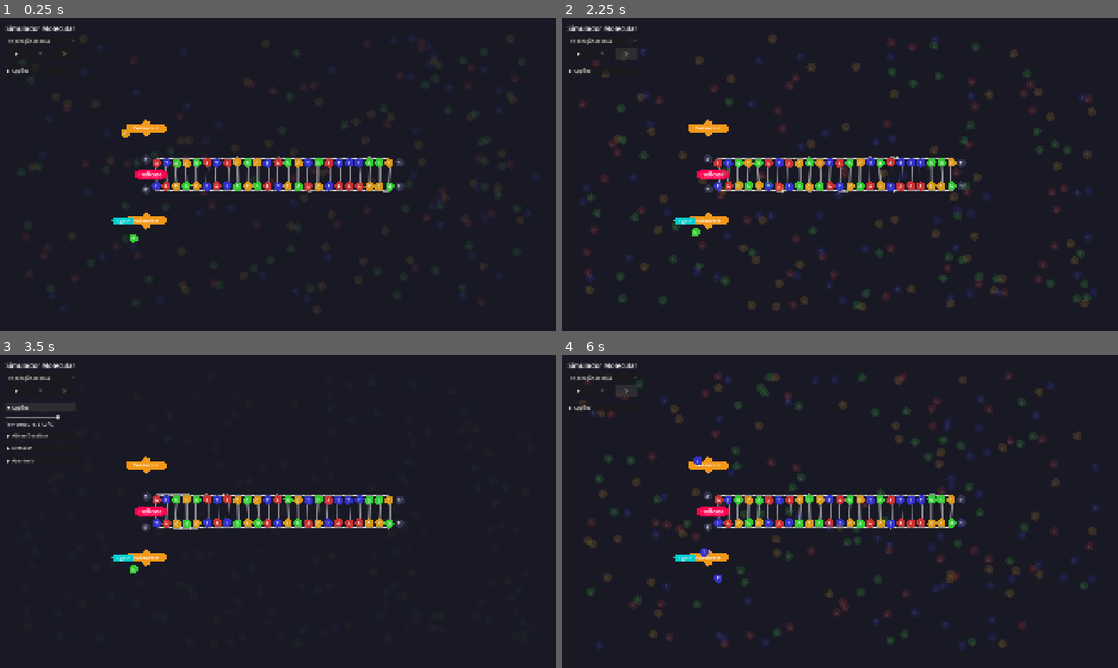
Above: before the commit, frames 1-4 (two rows, left to right).
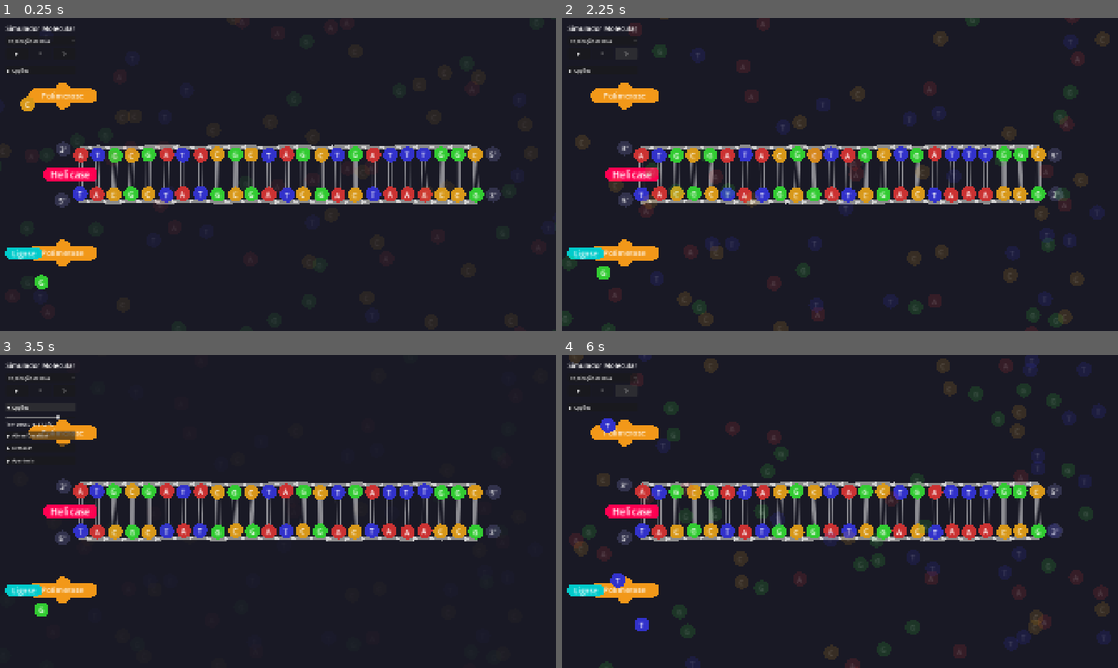
Above: after the commit, the same moments.

Repository: ideatomik/mol-sim
Game: Godot game, scene res://scenes/Main.tscn
Same seed, same stepped clock (60 frames per second), same inputs: the game is played once before the commit and once after it.
Inputs:
- Up to frame 1 (0.25 s): no input
- Up to frame 2 (2.25 s): click "Replicação de DNA" at 0.5 s; click "▶" at 1.25 s; click "↻" at 2 s
- Up to frame 3 (3.5 s): click "▶ Opções" at 2.75 s
- Up to frame 4 (6 s): click "▼ Opções" at 3.5 s; click "Replicação de DNA" at 4.25 s; click "▶" at 5 s; click "↻" at 5.75 s

The runs differ from the first frame. In frame 1, 13% of the frame differs, in the area x 0-99%, y 0-99%; in frame 2, 23%; in frame 3, 12%; in frame 4, 24%, in the area x 0-99%, y 0-100%.

Commit message:
first zoom level

Diff:
--- a/scenes/Main.tscn
+++ b/scenes/Main.tscn
@@ -10,6 +10,7 @@
 [ext_resource type="PackedScene" uid="uid://byoy0hl4v8trp" path="res://scenes/HydrogenBonds.tscn" id="7_jlsqs"]
 [ext_resource type="PackedScene" uid="uid://cwyxl6ocwxds5" path="res://scenes/NewStrandBackbone.tscn" id="8_q8u5g"]
 [ext_resource type="PackedScene" uid="uid://dilqvnkjylgm3" path="res://scenes/Ligase.tscn" id="9_lhr70"]
+[ext_resource type="Script" uid="uid://bc7cxuhdaar57" path="res://scripts/camera_controller.gd" id="10_wp0k4"]
 
 [node name="Main" type="Node2D" unique_id=1183616964]
 script = ExtResource("1_elqb8")
@@ -36,6 +37,7 @@
 
 [node name="Camera2D" type="Camera2D" parent="." unique_id=873384085]
 position = Vector2(640, 360)
+script = ExtResource("10_wp0k4")
 
 [node name="UILayer" type="CanvasLayer" parent="." unique_id=1573077596]
 
--- /dev/null
+++ b/scripts/camera_controller.gd
@@ -0,0 +1,82 @@
+extends Camera2D
+
+# References to the DNA strands (will be set from Main.gd or SimulationManager)
+var top_strand: DnaStrand
+var bottom_strand: DnaStrand
+
+# Framing Rules
+const LEVEL_0_WIDTH_PERCENTAGE: float = 0.80 # DNA width takes up 80% of screen
+const LEVEL_0_MIN_HEIGHT_PERCENTAGE: float = 0.15 # DNA height must be at least 15% of screen
+
+func _ready():
+	# Optional: If your strands are ready immediately, you can call this here.
+	# Otherwise, we will call it from your main simulation script once DNA is built.
+	pass
+
+# Call this function when the DNA is fully built and ready to be framed
+func setup_and_frame_level_0(top: DnaStrand, bottom: DnaStrand):
+	top_strand = top
+	bottom_strand = bottom
+
+	# 1. Calculate the physical bounds of the DNA
+	var bounds = _calculate_bounds()
+	var dna_width = bounds.x2 - bounds.x1
+	var dna_height = bounds.y2 - bounds.y1
+
+	# 2. Calculate the Zoom based on the 80% Width Rule
+	var screen_width = get_viewport_rect().size.x
+	var screen_height = get_viewport_rect().size.y
+
+	# How wide does the viewport need to be to make the DNA 80% of it?
+	var required_viewport_width = dna_width / LEVEL_0_WIDTH_PERCENTAGE
+
+	# Calculate the zoom multiplier
+	var zoom_x = screen_width / required_viewport_width
+
+	# 3. Apply the "Minimum Height" Safety Valve
+	# If the DNA is super long (e.g., 512 bases), the width rule might zoom out too far,
+	# making the DNA vertically too thin.
+	var min_zoom_for_height = (dna_height / screen_height) / LEVEL_0_MIN_HEIGHT_PERCENTAGE
+
+	# If our calculated zoom is smaller (more zoomed out) than the safety valve allows, clamp it.
+	if zoom_x < min_zoom_for_height:
+		zoom_x = min_zoom_for_height
+		print("Camera: Safety valve triggered! Clamping zoom to maintain readable height.")
+	else:
+		print("Camera: Framing DNA at 80% width.")
+
+	# Apply the zoom (keep X and Y uniform)
+	zoom = Vector2(zoom_x, zoom_x)
+
+	# 4. Center the Camera on the DNA
+	var center_x = (bounds.x1 + bounds.x2) / 2.0
+	var center_y = (bounds.y1 + bounds.y2) / 2.0
+	global_position = Vector2(center_x, center_y)
+
+func _calculate_bounds() -> Dictionary:
+	var bounds = {}
+
+	# Horizontal bounds [x1, x2] based on markers' GLOBAL positions
+	if top_strand and top_strand.left_marker:
+		bounds.x1 = top_strand.left_marker.global_position.x - 15.0
+	else:
+		bounds.x1 = 0.0
+
+	if top_strand and top_strand.right_marker:
+		bounds.x2 = top_strand.right_marker.global_position.x + 15.0
+	else:
+		bounds.x2 = 100.0
+
+	# Vertical bounds [y1, y2] based on the FIRST BASES' GLOBAL positions
+	# This ensures we frame the actual DNA, not the (0,0) parent node!
+	if top_strand and top_strand.bases.size() > 0:
+		bounds.y1 = top_strand.bases[0].global_position.y - 15.0
+	else:
+		bounds.y1 = 0.0
+
+	if bottom_strand and bottom_strand.bases.size() > 0:
+		bounds.y2 = bottom_strand.bases[0].global_position.y + 15.0
+	else:
+		bounds.y2 = 100.0
+
+	return bounds
--- a/scripts/dna_strand.gd
+++ b/scripts/dna_strand.gd
@@ -112,6 +112,7 @@
 
 	_update_backbone()
 
+
 # CALLED EVERY FRAME TO KEEP ARROWS VISIBLE
 func _process(delta):
 	# FIX: Removed the backbone.points update from here!
--- a/scripts/main.gd
+++ b/scripts/main.gd
@@ -83,7 +83,8 @@
 	_update_layout_positions()
 
 	if camera:
-		camera.position = screen_center
+		#camera.position = screen_center
+		pass
 
 	_build_walls()
 	_build_simulation()
@@ -185,6 +186,11 @@
 	var dna_end_x = start_x + (DNA_SEQUENCE.size() * BASE_SPACING) + 100.0
 	var pol_lagging_ref = null
 	var new_backbone_ref = null
+
+	# Tell the camera to frame the newly built DNA
+	var cam = $Camera2D # Adjust this path to match your scene tree
+	if cam and cam.has_method("setup_and_frame_level_0"):
+		cam.setup_and_frame_level_0(top_strand, bottom_strand)
 
 	# 3. CONDITIONAL: Helicase
 	if rules.enable_helicase:
Not shown, added: scripts/camera_controller.gd.uid
